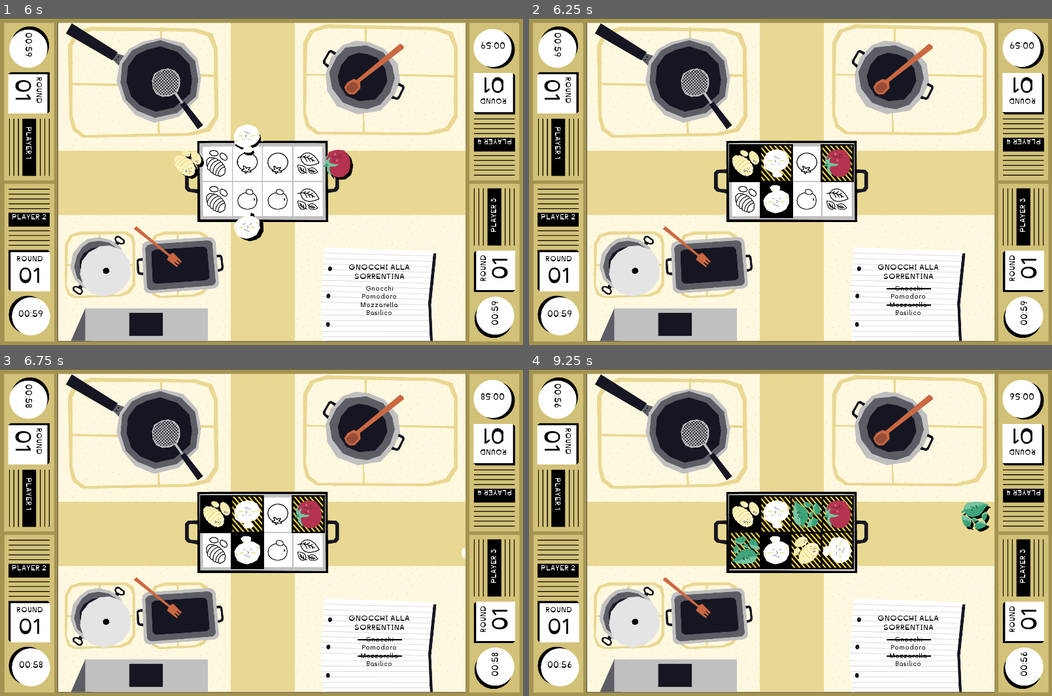
Above: before the commit, frames 1-4 (two rows, left to right).
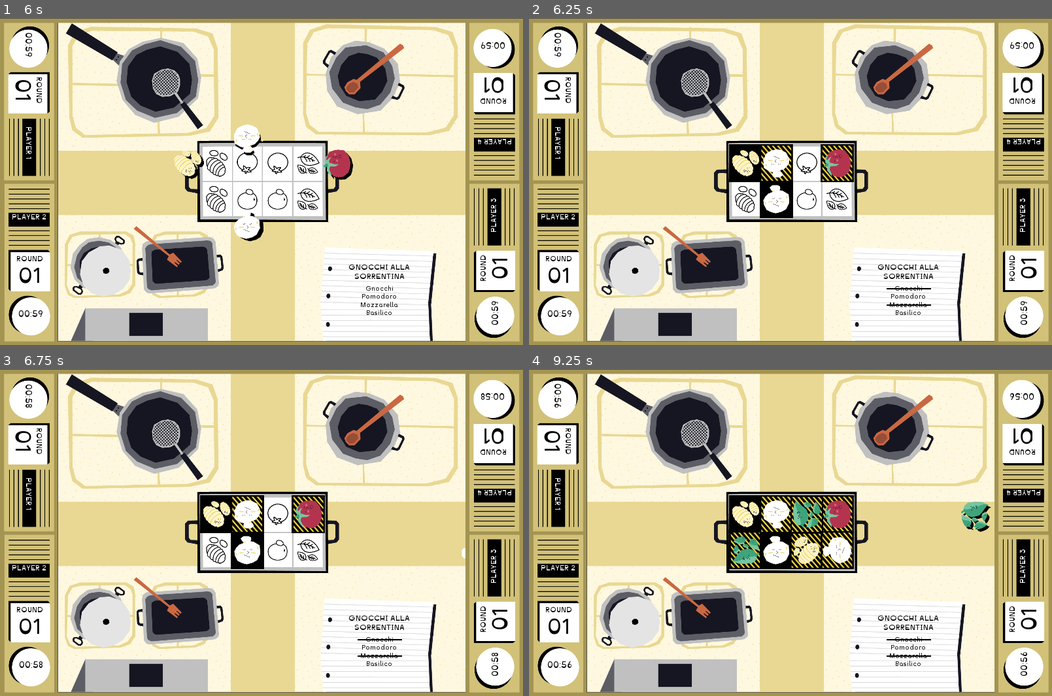
Above: after the commit, the same moments.

Repository: nuco-san/rotary_game
Game: Godot game, scene res://Scenes/Minigiochi/Minigioco_3.tscn
Same seed, same stepped clock (60 frames per second), same inputs: the game is played once before the commit and once after it. This scene is started directly instead of the project's main scene.
Inputs:
- Up to frame 1 (6 s): click "AVANTI" at 0.5 s; click "AVANTI" at 1.25 s; tap Enter at 2, 4.25 s; tap Space at 2.75 s
- Up to frame 2 (6.25 s): no input
- Up to frame 3 (6.75 s): no input
- Up to frame 4 (9.25 s): no input

Frame 1 is identical in both runs. In frame 2, 0.6% of the frame differs, in the area x 44-62%, y 39-50%; in frame 3, 0.5%; in frame 4, 1.7%, in the area x 38-62%, y 39-61%.

Commit message:
implementato menu di pause

Diff:
--- a/Scenes/Global.gd
+++ b/Scenes/Global.gd
@@ -3,6 +3,7 @@
 var minigame_duration := 60
 var current_minigame := 1
 var current_round := 1
+
 
 signal track_filled
 signal timer_updated
--- a/Scenes/Minigiochi/Minigioco_3.tscn
+++ b/Scenes/Minigiochi/Minigioco_3.tscn
@@ -15,9 +15,6 @@
 [node name="Sfondo_sotto" parent="." index="0"]
 texture = ExtResource( 3 )
 
-[node name="Fuoco" parent="Sfondo_sotto" index="0"]
-frame = 0
-
 [node name="TrackManagerLeft" parent="." index="1"]
 position = Vector2( 124, 546 )
 
@@ -28,12 +25,18 @@
 [node name="FinishingPoint" parent="TrackManagerLeft/FoodTrack_1" index="0"]
 position = Vector2( 672, -6 )
 
+[node name="FoodBackgroundWrong" parent="TrackManagerLeft/FoodTrack_1/FinishingPoint" index="3"]
+frame = 1
+
 [node name="FoodTrack_2" parent="TrackManagerLeft" index="1"]
 food_res = ExtResource( 4 )
 acceptable_id = "Gnocchi"
 
 [node name="FinishingPoint" parent="TrackManagerLeft/FoodTrack_2" index="0"]
 position = Vector2( 672, -7 )
+
+[node name="FoodBackgroundWrong" parent="TrackManagerLeft/FoodTrack_2/FinishingPoint" index="3"]
+frame = 1
 
 [node name="TrackManagerBottom" parent="." index="2"]
 position = Vector2( 897, 1264 )
@@ -45,12 +48,18 @@
 [node name="FinishingPoint" parent="TrackManagerBottom/FoodTrack_1" index="0"]
 position = Vector2( 11, -592 )
 
+[node name="FoodBackgroundWrong" parent="TrackManagerBottom/FoodTrack_1/FinishingPoint" index="3"]
+frame = 2
+
 [node name="FoodTrack_2" parent="TrackManagerBottom" index="1"]
 food_res = ExtResource( 4 )
 acceptable_id = "Mozzarella"
 
 [node name="FinishingPoint" parent="TrackManagerBottom/FoodTrack_2" index="0"]
 position = Vector2( 5, -591 )
+
+[node name="FoodBackgroundWrong" parent="TrackManagerBottom/FoodTrack_2/FinishingPoint" index="3"]
+frame = 2
 
 [node name="TrackManagerRight" parent="." index="3"]
 position = Vector2( 1797, 546 )
@@ -62,12 +71,18 @@
 [node name="FinishingPoint" parent="TrackManagerRight/FoodTrack_1" index="0"]
 position = Vector2( -665, -6 )
 
+[node name="FoodBackgroundWrong" parent="TrackManagerRight/FoodTrack_1/FinishingPoint" index="3"]
+frame = 2
+
 [node name="FoodTrack_2" parent="TrackManagerRight" index="1"]
 food_res = ExtResource( 4 )
 acceptable_id = "Basilico"
 
 [node name="FinishingPoint" parent="TrackManagerRight/FoodTrack_2" index="0"]
 position = Vector2( -665, -7 )
+
+[node name="FoodBackgroundWrong" parent="TrackManagerRight/FoodTrack_2/FinishingPoint" index="3"]
+frame = 2
 
 [node name="TrackManagerTop" parent="." index="4"]
 position = Vector2( 897, -34 )
@@ -79,11 +94,17 @@
 [node name="FinishingPoint" parent="TrackManagerTop/FoodTrack_1" index="0"]
 position = Vector2( 11, 574 )
 
+[node name="FoodBackgroundWrong" parent="TrackManagerTop/FoodTrack_1/FinishingPoint" index="3"]
+frame = 2
+
 [node name="FoodTrack_2" parent="TrackManagerTop" index="1"]
 food_res = ExtResource( 4 )
 
 [node name="FinishingPoint" parent="TrackManagerTop/FoodTrack_2" index="0"]
 position = Vector2( 6, 576 )
+
+[node name="FoodBackgroundWrong" parent="TrackManagerTop/FoodTrack_2/FinishingPoint" index="3"]
+frame = 2
 
 [node name="Sfondo_sopra" parent="." index="5"]
 texture = ExtResource( 2 )
--- a/Scenes/Minigioco.tscn
+++ b/Scenes/Minigioco.tscn
@@ -39,7 +39,6 @@
 visible = false
 position = Vector2( -7, -25 )
 frames = SubResource( 1 )
-frame = 1
 playing = true
 
 [node name="TrackManagerLeft" parent="." instance=ExtResource( 3 )]
--- /dev/null
+++ b/Scenes/PauseMenu.gd
@@ -0,0 +1,20 @@
+extends Node2D
+
+var pressed_buttons_number := 0
+
+
+func pause_button_pressed():
+	pressed_buttons_number += 1
+	if pressed_buttons_number == 4:
+		pressed_buttons_number = 0
+		$PauseMenuPanel.show()
+		get_tree().paused = true
+
+
+func pause_button_released():
+	pressed_buttons_number -= 1
+
+
+func resume():
+	get_tree().paused = false
+	$PauseMenuPanel.hide()
--- /dev/null
+++ b/Scenes/PauseMenu.tscn
@@ -0,0 +1,80 @@
+[gd_scene load_steps=6 format=2]
+
+[ext_resource path="res://Scenes/PauseMenu.gd" type="Script" id=1]
+[ext_resource path="res://00_Font_ROTARY/Inconstant-Base100.ttf" type="DynamicFontData" id=2]
+
+[sub_resource type="CircleShape2D" id=1]
+radius = 70.0
+
+[sub_resource type="DynamicFont" id=2]
+size = 76
+font_data = ExtResource( 2 )
+
+[sub_resource type="DynamicFont" id=3]
+size = 40
+font_data = ExtResource( 2 )
+
+[node name="PauseMenu" type="Node2D"]
+pause_mode = 2
+z_index = 10
+script = ExtResource( 1 )
+
+[node name="PauseMenuButton1" type="TouchScreenButton" parent="."]
+position = Vector2( 33, 46 )
+shape = SubResource( 1 )
+
+[node name="PauseMenuButton2" type="TouchScreenButton" parent="."]
+position = Vector2( 42, 1033 )
+shape = SubResource( 1 )
+
+[node name="PauseMenuButton3" type="TouchScreenButton" parent="."]
+position = Vector2( 1740, 46 )
+shape = SubResource( 1 )
+
+[node name="PauseMenuButton4" type="TouchScreenButton" parent="."]
+position = Vector2( 1749, 1033 )
+shape = SubResource( 1 )
+
+[node name="PauseMenuPanel" type="Control" parent="."]
+visible = false
+margin_right = 40.0
+margin_bottom = 40.0
+rect_min_size = Vector2( 1920, 1200 )
+
+[node name="ColorRect" type="ColorRect" parent="PauseMenuPanel"]
+anchor_right = 1.0
+anchor_bottom = 1.0
+color = Color( 0, 0, 0, 1 )
+
+[node name="Title" type="Label" parent="PauseMenuPanel"]
+anchor_left = 0.5
+anchor_right = 0.5
+margin_left = -672.0
+margin_top = 292.0
+margin_right = 672.0
+margin_bottom = 498.0
+custom_fonts/font = SubResource( 2 )
+text = "Pausa"
+align = 1
+valign = 1
+
+[node name="PauseMenuButton" type="Button" parent="PauseMenuPanel"]
+anchor_left = 0.5
+anchor_top = 0.5
+anchor_right = 0.5
+anchor_bottom = 0.5
+margin_left = -288.0
+margin_top = -24.0
+margin_right = 288.0
+margin_bottom = 24.0
+custom_fonts/font = SubResource( 3 )
+text = "Riprendi"
+
+[connection signal="pressed" from="PauseMenuButton1" to="." method="pause_button_pressed"]
+[connection signal="released" from="PauseMenuButton1" to="." method="pause_button_released"]
+[connection signal="pressed" from="PauseMenuButton2" to="." method="pause_button_pressed"]
+[connection signal="released" from="PauseMenuButton2" to="." method="pause_button_released"]
+[connection signal="pressed" from="PauseMenuButton3" to="." method="pause_button_pressed"]
+[connection signal="pressed" from="PauseMenuButton4" to="." method="pause_button_pressed"]
+[connection signal="released" from="PauseMenuButton4" to="." method="pause_button_released"]
+[connection signal="pressed" from="PauseMenuPanel/PauseMenuButton" to="." method="resume"]
--- a/project.godot
+++ b/project.godot
@@ -26,6 +26,7 @@
 [autoload]
 
 Global="*res://Scenes/Global.tscn"
+PauseMenu="*res://Scenes/PauseMenu.tscn"
 
 [display]
 
